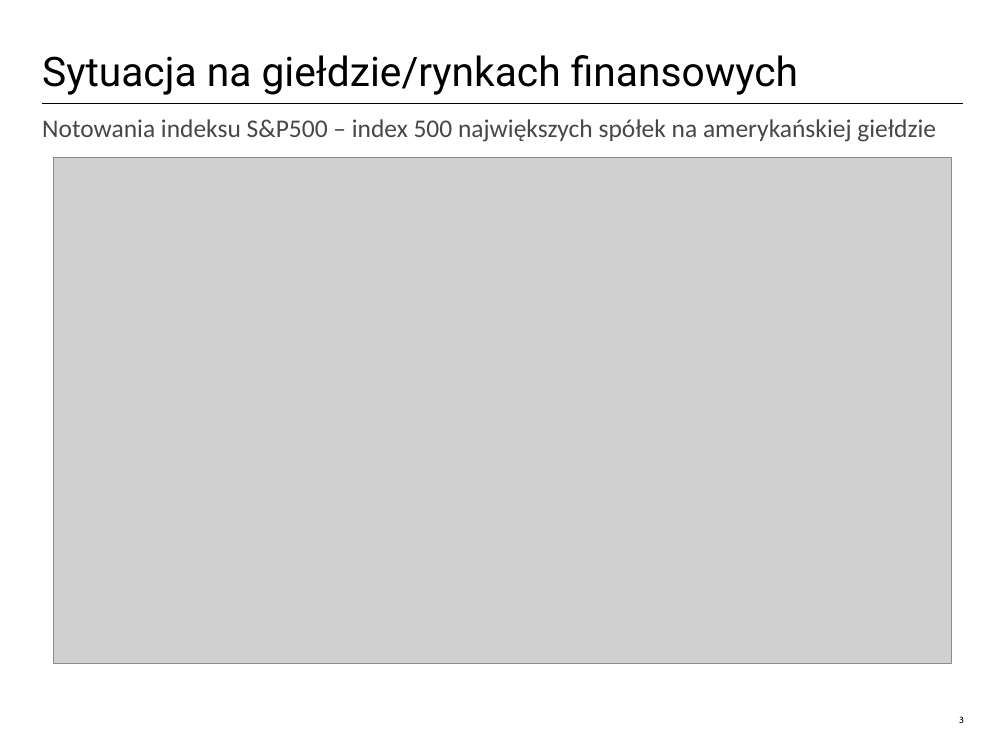
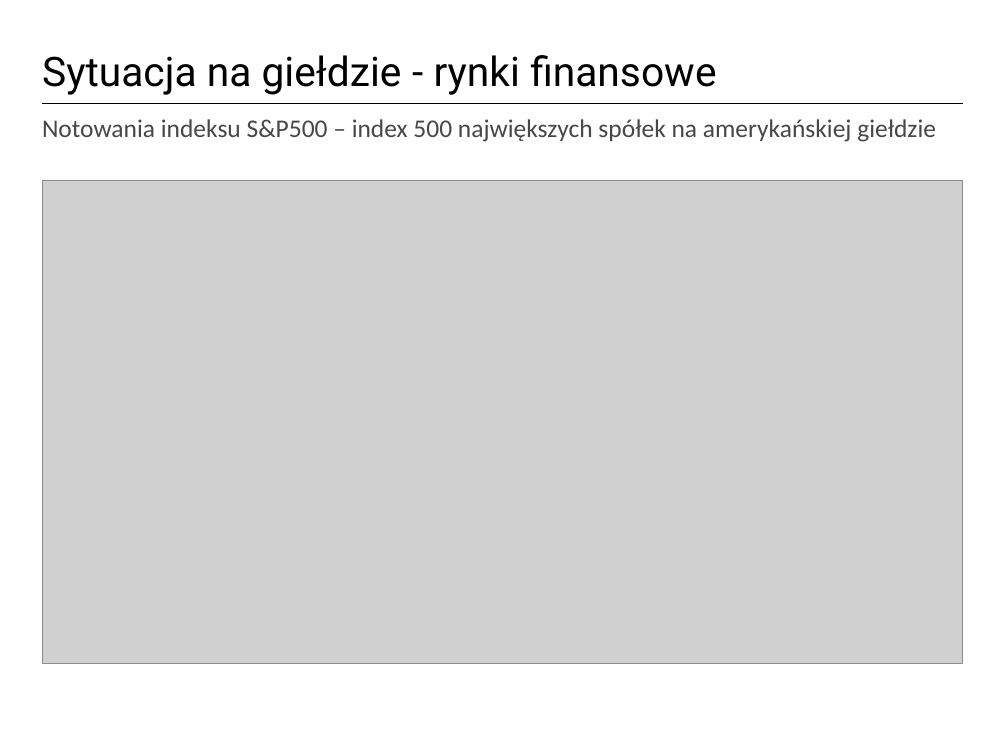
Before and after one commit to AdamWrobel/R_users_meetups, a slide deck: slide 5 of Why_R_2017/Agregacja_ryzyka_kopule_UBS.pptx (slide 4 before the commit). Drawn at 1008x756 pixels with LibreOffice and Linux fonts; fonts in the diff are those of the drawing; grey boxes stand for pictures; background and template pictures are left out. Boxes give left, top, right and bottom in pixels: in the first picture for what was removed or moved away, otherwise in the second. Text is boxed around its words. In the diff, an @@ line names an element or a change of style, - is before the commit and + after.

```diff
--- a/Why_R_2017/Agregacja_ryzyka_kopule_UBS.pptx
+++ b/Why_R_2017/Agregacja_ryzyka_kopule_UBS.pptx
@@ title at (x1=42, y1=55, x2=716, y2=95): text changed @@
-Sytuacja na giełdzie/rynkach finansowych
+Sytuacja na giełdzie - rynki finansowe
@@ picture resized from (x1=53, y1=158, x2=952, y2=663) to (x1=42, y1=181, x2=963, y2=663) @@
@@ page number removed at (x1=959, y1=716, x2=964, y2=723) @@
-3
```
Also in this commit, not shown: 12 other slides changed, 9 slides added, 3 slides removed.
